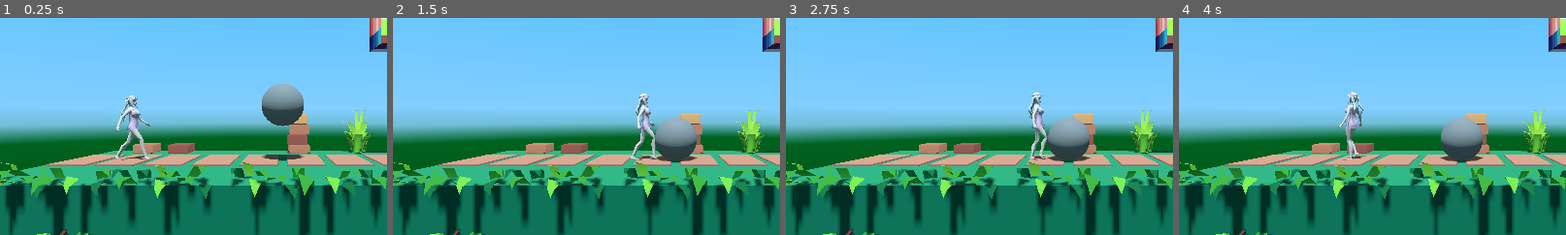
Above: before the commit, frames 1-4 (left to right).
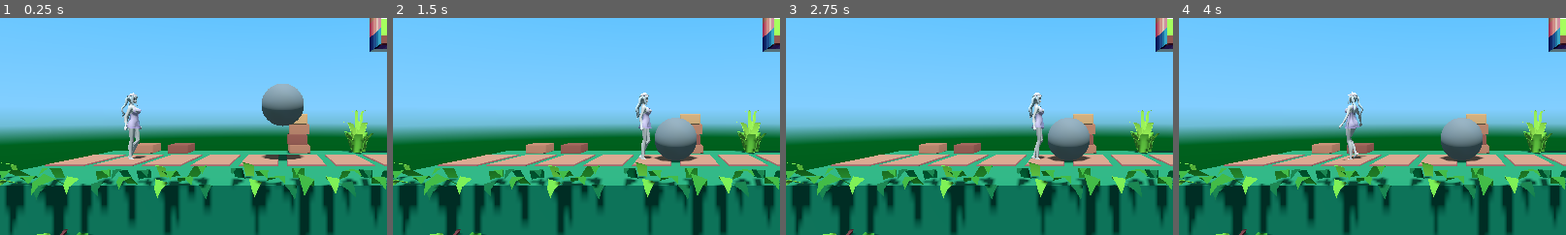
Above: after the commit, the same moments.

Repository: KoB-Kirito/nsfw-minijam-6
Game: Godot game, scene res://game/levels/Testlevel.tscn
Two runs of this game, one before a commit and one after it. Both use one fixed random seed, a clock stepped at 60 frames per second and the inputs below. This scene is started directly instead of the project's main scene.
Inputs (mouse positions are % of the whole screen's width and height, from its top left):
- Up to frame 1 (0.25 s): no input
- Up to frame 2 (1.5 s): move the mouse to (72, 45) at 0.52 s; hold D (forward) 0.53-1.25 s; click (72, 45) at 0.67 s; drag from (30, 55) to (45, 70) at 1.27 s
- Up to frame 3 (2.75 s): tap Enter at 2 s; move the mouse to (60, 28) at 2.02 s; hold D (forward) from 2.03 s (still down)
- Up to frame 4 (4 s): release D (forward) at 2.75 s; drag from (45, 70) to (20, 35) at 2.77 s; move the mouse to (80, 65) at 3.52 s; hold A (backward) from 3.53 s (still down)
The pictures show only the part of the screen within x 14-63%, y 27-77%; the shares and areas given below are measured in that part.

The runs differ from the first frame. In frame 1, 1.1% of the frame differs, in the area x 29-39%, y 34-66%; in frame 2, 0.8%; in frame 3, 0.5%; in frame 4, less than 0.1%.

Commit message:
Blendspace korrigiert

Diff:
--- a/assets/models/dummy/player-model.tscn
+++ b/assets/models/dummy/player-model.tscn
@@ -10,14 +10,15 @@
 
 [sub_resource type="AnimationNodeBlendSpace1D" id="AnimationNodeBlendSpace1D_6gwbh"]
 blend_point_0/node = SubResource("AnimationNodeAnimation_jqsmd")
-blend_point_0/pos = 0.0
+blend_point_0/pos = 1.0
 blend_point_1/node = SubResource("AnimationNodeAnimation_nbm3i")
-blend_point_1/pos = -1.0
+blend_point_1/pos = 0.0
+min_space = 0.0
 
 [sub_resource type="AnimationNodeBlendTree" id="AnimationNodeBlendTree_boo2g"]
-graph_offset = Vector2(-415.333, 38.6667)
+graph_offset = Vector2(-443.514, -19.0396)
 nodes/IdleToRun/node = SubResource("AnimationNodeBlendSpace1D_6gwbh")
-nodes/IdleToRun/position = Vector2(23.5412, 154.771)
+nodes/IdleToRun/position = Vector2(40, 146.667)
 node_connections = [&"output", 0, &"IdleToRun"]
 
 [node name="Chibi" instance=ExtResource("1_3qks6")]
@@ -28,25 +29,25 @@
 bones/2/rotation = Quaternion(-0.237831, 0.00879281, 0.0340124, 0.970671)
 bones/3/rotation = Quaternion(-0.120481, -0.00244325, 0.0184772, 0.992541)
 bones/4/rotation = Quaternion(0.0853064, 0.000756019, -0.00414575, 0.996346)
-bones/4/scale = Vector3(1.00058, 1.00058, 1.00058)
+bones/4/scale = Vector3(1.00854, 1.00854, 1.00854)
 bones/5/rotation = Quaternion(0.104434, -0.000259467, -0.00575181, 0.994515)
-bones/5/scale = Vector3(0.999423, 0.999423, 0.999423)
+bones/5/scale = Vector3(0.99153, 0.99153, 0.99153)
 bones/6/rotation = Quaternion(-0.0476079, -0.00106152, -0.010362, 0.998812)
 bones/10/rotation = Quaternion(-6.46695e-07, 0.827143, 0.561992, -9.50995e-07)
 bones/12/rotation = Quaternion(-4.61953e-07, 0.547954, 0.836509, -3.02828e-07)
 bones/14/rotation = Quaternion(0.0814465, 0.597341, 0.795104, -0.0660319)
 bones/15/rotation = Quaternion(-0.0814466, 0.597341, 0.795104, 0.066032)
-bones/16/rotation = Quaternion(-0.517142, -0.468606, -0.441723, 0.563785)
-bones/16/scale = Vector3(0.999423, 0.999423, 0.999423)
-bones/17/rotation = Quaternion(-0.57023, 0.427697, -0.31219, 0.628053)
-bones/18/rotation = Quaternion(0.104201, 0.0361455, -0.181924, 0.977108)
+bones/16/rotation = Quaternion(-0.514016, -0.472067, -0.438388, 0.566354)
+bones/16/scale = Vector3(0.99153, 0.99153, 0.991531)
+bones/17/rotation = Quaternion(-0.57573, 0.419735, -0.317425, 0.625779)
+bones/18/rotation = Quaternion(0.0960108, 0.0362707, -0.167625, 0.980494)
 bones/19/rotation = Quaternion(0.674197, -0.0195205, 0.0606833, 0.735795)
-bones/20/rotation = Quaternion(0.0887317, -0.541781, -0.112053, 0.828278)
-bones/40/rotation = Quaternion(-0.546819, 0.433568, 0.473902, 0.537052)
-bones/40/scale = Vector3(0.999423, 0.999423, 0.999423)
-bones/41/rotation = Quaternion(-0.564073, -0.383647, 0.131733, 0.719224)
-bones/42/rotation = Quaternion(0.0959098, -0.0362722, 0.167449, 0.980534)
-bones/44/rotation = Quaternion(0.212794, 0.309541, -0.0647226, 0.924507)
+bones/20/rotation = Quaternion(0.0858789, -0.540194, -0.122067, 0.8282)
+bones/40/rotation = Quaternion(-0.543899, 0.437204, 0.470746, 0.539838)
+bones/40/scale = Vector3(0.99153, 0.99153, 0.991531)
+bones/41/rotation = Quaternion(-0.569487, -0.378619, 0.136481, 0.716732)
+bones/42/rotation = Quaternion(0.0900381, -0.0363554, 0.157197, 0.982782)
+bones/44/rotation = Quaternion(0.213432, 0.308932, -0.0580644, 0.925006)
 bones/65/position = Vector3(0.159266, -0.21938, 1.06697)
 bones/66/position = Vector3(-0.1619, 0.392, 0.4604)
 bones/67/position = Vector3(0.1619, 0.392, 0.4604)
@@ -54,9 +55,9 @@
 bones/68/rotation = Quaternion(-0.618756, -0.000278009, 0.000218971, 0.785583)
 bones/69/position = Vector3(0.049, -0.03, 0.07)
 bones/69/rotation = Quaternion(-0.382683, 0.00032695, -0.000135427, 0.92388)
-bones/70/position = Vector3(-0.174346, 0.0189558, 0.821228)
+bones/70/position = Vector3(-0.175414, 0.0189558, 0.821511)
 bones/70/rotation = Quaternion(-0.290178, -0.638515, 0.379448, 0.603419)
-bones/71/position = Vector3(0.195088, -0.0580804, 0.812124)
+bones/71/position = Vector3(0.19545, -0.0580804, 0.812469)
 bones/71/rotation = Quaternion(-0.293098, 0.345633, -0.586488, 0.671315)
 bones/72/position = Vector3(1.34586e-08, -0.0364028, 0.800531)
 bones/72/rotation = Quaternion(0.138331, 0.0363761, 0.494091, 0.857563)
@@ -74,18 +75,18 @@
 tree_root = SubResource("AnimationNodeBlendTree_boo2g")
 anim_player = NodePath("../AnimationPlayer")
 parameters/current_length = 1.0
-parameters/current_position = 0.93378
+parameters/current_position = 0.619514
 parameters/current_delta = 0.0166667
 parameters/IdleToRun/current_length = 1.0
-parameters/IdleToRun/current_position = 0.93378
+parameters/IdleToRun/current_position = 0.619514
 parameters/IdleToRun/current_delta = 0.0166667
-parameters/IdleToRun/blend_position = -1.0
+parameters/IdleToRun/blend_position = 0.0
 parameters/IdleToRun/0/current_length = 1.33333
-parameters/IdleToRun/0/current_position = 0.294882
+parameters/IdleToRun/0/current_position = 0.648189
 parameters/IdleToRun/0/current_delta = 0.0166667
 parameters/IdleToRun/1/current_length = 1.0
-parameters/IdleToRun/1/current_position = 0.93378
+parameters/IdleToRun/1/current_position = 0.619514
 parameters/IdleToRun/1/current_delta = 0.0166667
 parameters/output/current_length = 1.0
-parameters/output/current_position = 0.93378
+parameters/output/current_position = 0.619514
 parameters/output/current_delta = 0.0166667
